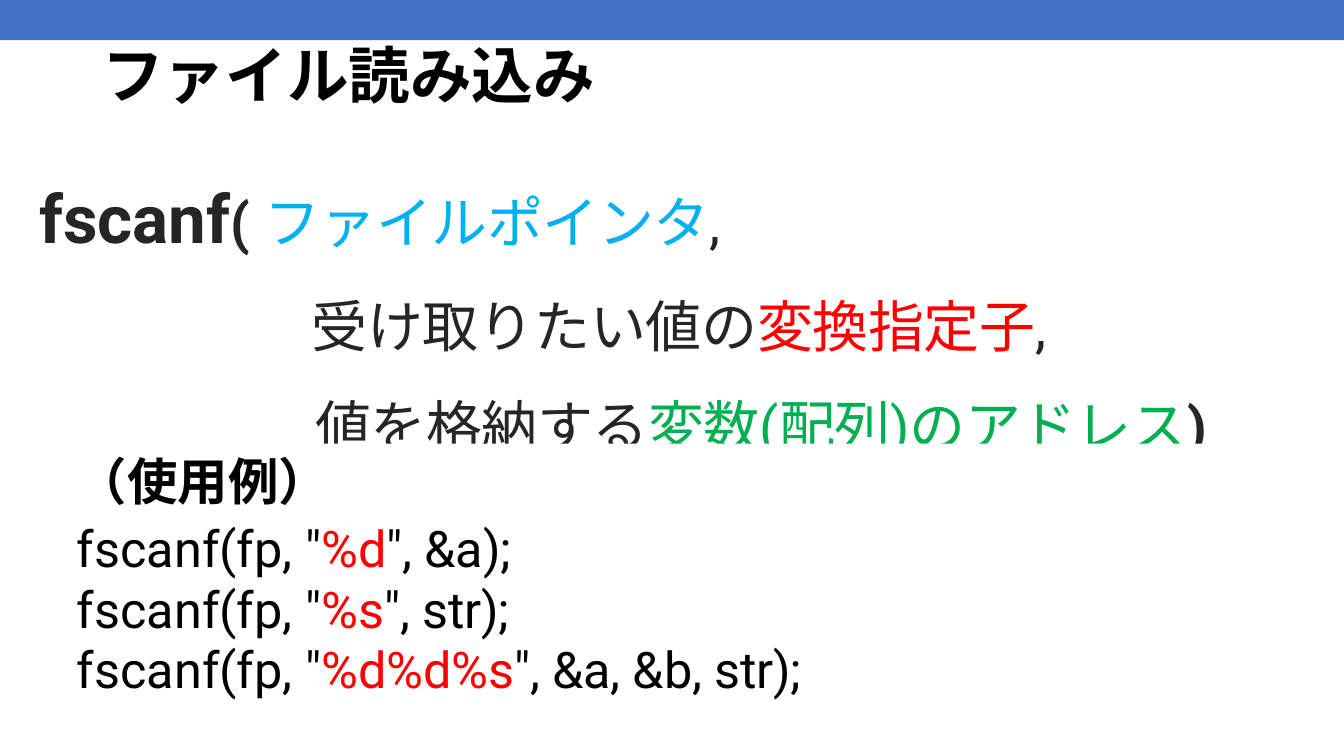
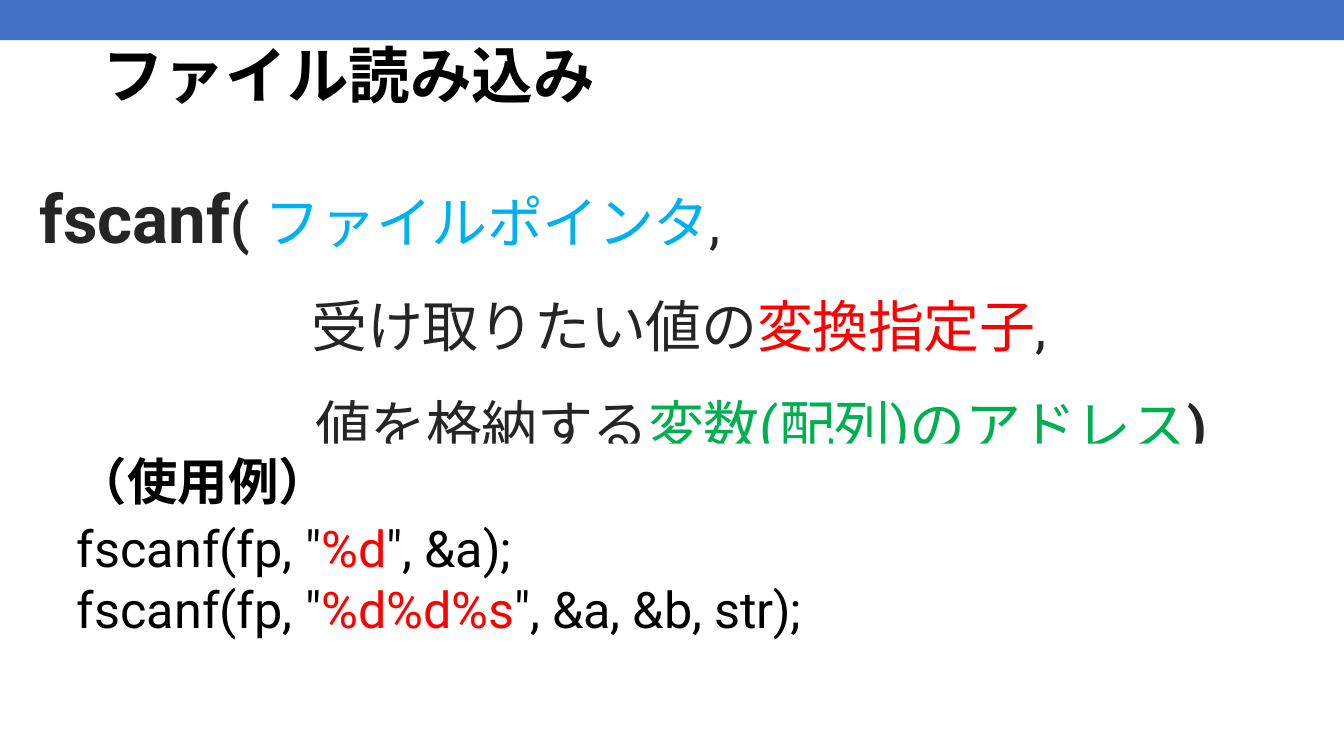
Before and after one commit to kic-murata/cpp2025, a slide deck: slide 11 of 授業資料/授業資料：ファイル処理.pptx. Drawn at 1344x756 pixels with LibreOffice and Linux fonts; fonts in the diff are those of the drawing. Boxes give left, top, right and bottom in pixels: in the first picture for what was removed or moved away, otherwise in the second. Text is boxed around its words. In the diff, an @@ line names an element or a change of style, - is before the commit and + after.

```diff
--- a/授業資料/授業資料：ファイル処理.pptx
+++ b/授業資料/授業資料：ファイル処理.pptx
@@ text at (77,527,801,639): text changed @@
-fscanf(fp, "%d", &a);
-fscanf(fp, "%s", str);
-fscanf(fp, "%d%d%s", &a, &b, str);
+fscanf(fp, "%d", &a);
+fscanf(fp, "%d%d%s", &a, &b, str);
```
Also in this commit, not shown: 9 other slides changed, 1 slide added, 1 other file.
